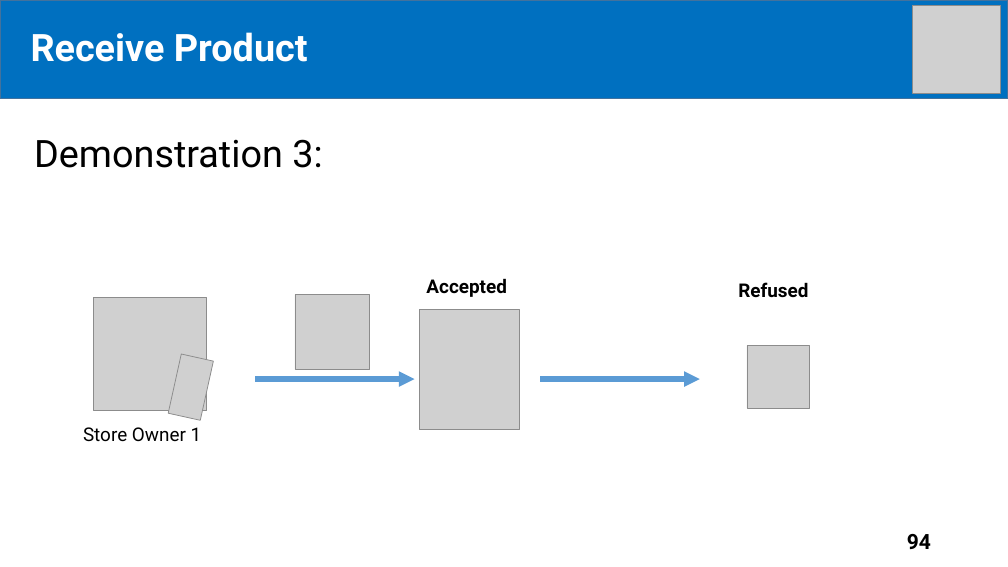
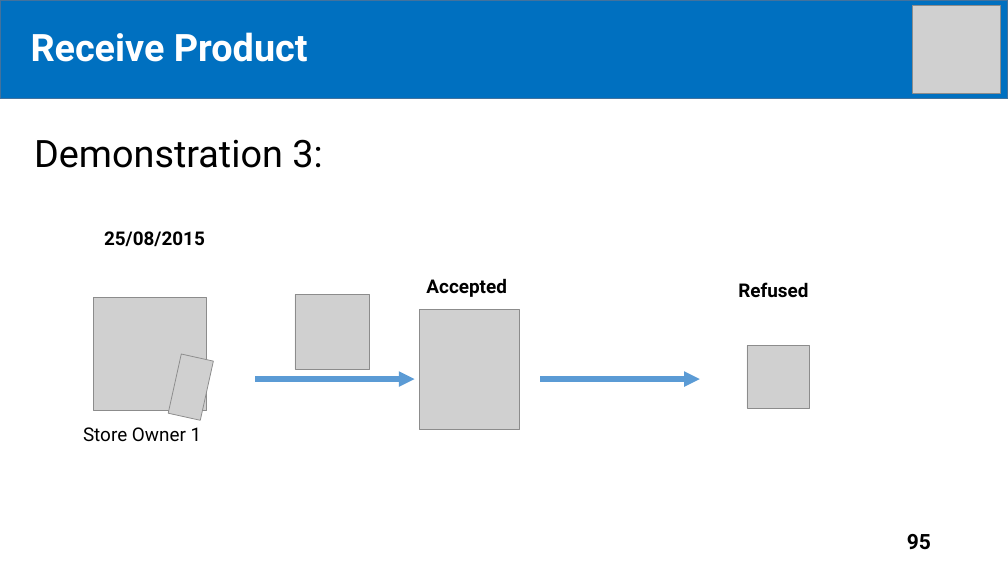
Before and after one commit to tiendan3108/CP, a slide deck: slide 95 of Source/Presentation/PreFinalPresentation.pptx (slide 94 before the commit). Drawn at 1008x567 pixels with LibreOffice and Linux fonts; fonts in the diff are those of the drawing; grey boxes stand for pictures. Boxes give left, top, right and bottom in pixels: in the first picture for what was removed or moved away, otherwise in the second. Text is boxed around its words. In the diff, an @@ line names an element or a change of style, - is before the commit and + after.

Commit message:
update

```diff
--- a/Source/Presentation/PreFinalPresentation.pptx
+++ b/Source/Presentation/PreFinalPresentation.pptx
@@ text added at (104,231,205,246), 18 pt, text #000000, bold @@
+25/08/2015
@@ page number at (907,534,931,550): text changed @@
-94
+95
```
Also in this commit, not shown: 1 other slide changed, 1 slide added.
